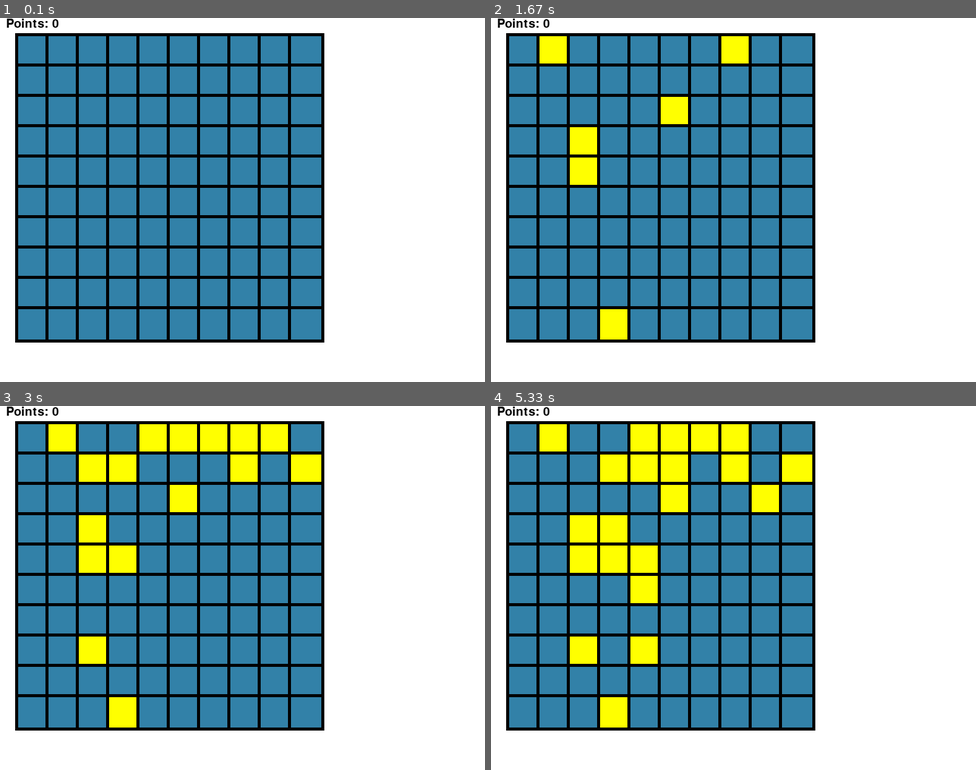
Above: before the commit, frames 1-4 (two rows, left to right).
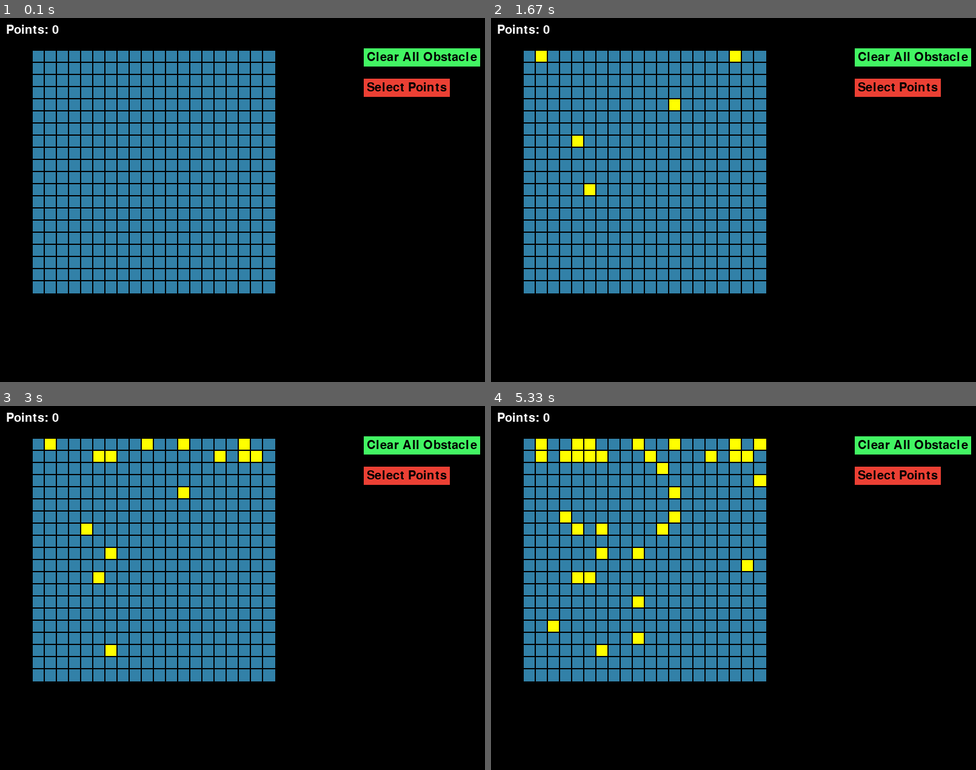
Above: after the commit, the same moments.

Repository: JonathanChan1234/Path-Finding-Python
Game: pygame game, started from ui/PathFindingGame.py
Two runs of this game, one before a commit and one after it. Both use one fixed random seed, a clock stepped at 60 frames per second and the inputs below.
Inputs (mouse positions are in pixels of both pictures, inside the frame that each line leads up to):
- Up to frame 1 (0.1 s): no input
- Up to frame 2 (1.67 s): press the mouse at (762, 68) at 0.37 s; move the mouse to (670, 105) at 0.47 s; release the mouse at (583, 145) at 0.6 s; press the mouse at (762, 68) at 0.7 s; move the mouse to (685, 68) at 0.8 s; release the mouse at (607, 65) at 0.93 s; press the mouse at (733, 58) at 1.03 s; move the mouse to (825, 196) at 1.13 s; release the mouse at (917, 338) at 1.27 s; press the mouse at (539, 58) at 1.37 s; move the mouse to (583, 185) at 1.47 s; release the mouse at (626, 316) at 1.6 s
- Up to frame 3 (3 s): press the mouse at (111, 456) at 1.7 s; move the mouse to (106, 551) at 1.8 s; release the mouse at (106, 646) at 1.93 s; press the mouse at (97, 456) at 2.03 s; move the mouse to (261, 453) at 2.13 s; release the mouse at (421, 449) at 2.27 s; press the mouse at (145, 446) at 2.37 s; move the mouse to (184, 449) at 2.47 s; release the mouse at (223, 453) at 2.6 s; press the mouse at (242, 456) at 2.7 s; move the mouse to (305, 471) at 2.8 s; release the mouse at (363, 486) at 2.93 s
- Up to frame 4 (5.33 s): press the mouse at (578, 456) at 3.03 s; move the mouse to (675, 511) at 3.13 s; release the mouse at (772, 566) at 3.27 s; press the mouse at (578, 446) at 3.37 s; move the mouse to (607, 522) at 3.47 s; release the mouse at (631, 602) at 3.6 s; press the mouse at (568, 456) at 3.7 s; move the mouse to (660, 471) at 3.8 s; release the mouse at (757, 486) at 3.93 s; press the mouse at (762, 446) at 4.03 s; move the mouse to (655, 537) at 4.13 s; release the mouse at (558, 624) at 4.27 s; press the mouse at (539, 456) at 4.37 s; move the mouse to (558, 518) at 4.47 s; release the mouse at (578, 580) at 4.6 s; press the mouse at (588, 446) at 4.7 s; move the mouse to (752, 569) at 4.8 s; release the mouse at (912, 693) at 4.93 s; press the mouse at (651, 456) at 5.03 s; move the mouse to (641, 551) at 5.13 s; release the mouse at (631, 642) at 5.27 s

The runs differ from the first frame. In frame 1, 73% of the frame differs, in the area x 0-100%, y 0-100%; in frame 2, 74%; in frame 3, 76%; in frame 4, 78%.

Commit message:
update pygame interface

Diff:
--- a/ui/PathFindingBoard.py
+++ b/ui/PathFindingBoard.py
@@ -1,54 +1,87 @@
 import pygame
-from typing import List
+from typing import List, Callable, Tuple
 from ui.PathFindingNode import Node
 
-NODE_WIDTH = 50
-NODE_HEIGHT = 50
-X_OFFSET = 20
-Y_OFFSET = 20
-BORDER = 5
+NODE_WIDTH = 20
+NODE_HEIGHT = 20
+X_OFFSET = 50
+Y_OFFSET = 50
+BORDER = 2
 NODE_COLOR = (50, 129, 168)
 BORDER_COLOR = (0, 0, 0)
 
 
 class Grid:
-    def __init__(self, column, row):
+    def __init__(self,
+                 column: int = 20,
+                 row: int = 20,
+                 color: Tuple[int, int, int] = (50, 129, 168),
+                 x_offset: int = X_OFFSET,
+                 y_offset: int = Y_OFFSET,
+                 width: int = NODE_WIDTH,
+                 height: int = NODE_HEIGHT):
         self.grid: List[List[Node]] = []
+        self.keydown = False
+        self.select_point_mode = False
+        self.points: List[Node] = []
         # initialize all the nodes
         for y in range(row):
             self.grid.append([])
             for x in range(column):
-                node = Node(NODE_WIDTH,
-                            NODE_HEIGHT,
-                            NODE_COLOR,
+                node = Node(width,
+                            height,
+                            color,
                             BORDER,
                             BORDER_COLOR,
-                            x * NODE_WIDTH + X_OFFSET + BORDER,
-                            y * NODE_HEIGHT + Y_OFFSET + BORDER,
+                            x * width + x_offset + BORDER,
+                            y * height + y_offset + BORDER,
                             x,
                             y)
                 self.grid[y].append(node)
 
-    def check_selected_block(self, mouse_pos):
+    def grid_iterator(self, func: Callable[[Node], None]):
         for row in range(len(self.grid)):
             for column in range(len(self.grid[row])):
-                if self.grid[row][column].block_rect.collidepoint(mouse_pos):
-                    return self.grid[row][column].selected
+                func(self.grid[row][column])
 
-    def handle_hover(self, mouse_pos):
-        for row in range(len(self.grid)):
-            for column in range(len(self.grid[row])):
-                if self.grid[row][column].block_rect.collidepoint(mouse_pos):
-                    self.grid[row][column].set_selected(True)
+    def event_handler(self, event):
+        if event.type == pygame.MOUSEBUTTONDOWN:
+            for row in self.grid:
+                for node in row:
+                    if node.block_rect.collidepoint(pygame.mouse.get_pos()):
+                        if not self.select_point_mode:
+                            # if the selected node is already an obstacle, deselected the current cell
+                            if node.selected:
+                                node.set_selected(False)
+                            # if the selected node is NOT an obstacle and not yet make the first click
+                            elif not node.selected and not self.keydown:
+                                self.keydown = True
+                            # if the selected node is NOT yet an obstacle and already make the first click
+                            elif not node.selected and \
+                                    self.keydown:
+                                node.set_selected(True)
+                        else:
+                            if not node.selected and not node.marked:
+                                # set the current point to be origin/destination
+                                if len(self.points) == 2:  # remove the last items
+                                    self.points.pop(0).set_marked(False)
+                                self.points.append(node)
+                                node.set_marked(True)
 
-    def deselect_cell(self, mouse_pos):
-        for row in range(len(self.grid)):
-            for column in range(len(self.grid[row])):
-                if self.grid[row][column].block_rect.collidepoint(mouse_pos):
-                    self.grid[row][column].set_selected(False)
+        if event.type == pygame.MOUSEBUTTONUP:
+            self.keydown = False
+
+    def clear_all_obstacle(self):
+        self.grid_iterator(lambda node: node.set_selected(False))
+
+    def switch_mode(self):
+        self.select_point_mode = not self.select_point_mode
 
     def render(self, window_surface):
-        for row in range(len(self.grid)):
-            for column in range(len(self.grid[row])):
-                window_surface.blit(self.grid[row][column].border, self.grid[row][column].border_rect)
-                window_surface.blit(self.grid[row][column].block, self.grid[row][column].block_rect)
+        self.grid_iterator(lambda node: Grid.render_node(node, window_surface, self.keydown))
+
+    @staticmethod
+    def render_node(node, window_surface, keydown):
+        node.render(window_surface)
+        if keydown and node.block_rect.collidepoint(pygame.mouse.get_pos()):
+            node.set_selected(True)
--- a/ui/PathFindingGame.py
+++ b/ui/PathFindingGame.py
@@ -2,12 +2,13 @@
 from typing import List
 import pygame
 
-from ui.PathFindingNode import Node
+from ui.UIManager import UIManager
 from ui.PathFindingBoard import Grid
+from ui.UIButton import UIButton
 
 WINDOW_WIDTH = 800
 WINDOW_HEIGHT = 600
-WHITE = (255, 255, 255)
+WHITE = (0, 0, 0)
 FPS = 60
 
 
@@ -21,48 +22,50 @@
         self.points = 0
         self.fps = fps
         self.clock = pygame.time.Clock()
-        self.hit_text_surface = None
         self.point_font = pygame.font.SysFont(None, 30)
-        self.my_hit_font = pygame.font.SysFont(None, 40)
+
+        # UI Components
         self.grid = grid
-        # check if the initial click
-        self.keydown = False
+        self.manager = UIManager()
+        self.clearAllObstacleButton = UIButton(self.manager, 600, 50, (66, 245, 99), font_size=30,
+                                               text="Clear All Obstacle")
+        self.selectOriginDestinationButton = UIButton(self.manager, 600, 100, (235, 64, 52), font_size=30,
+                                                      text="Select Points")
 
     def refresh(self):
         self.window_surface.fill(self.background)
-        text_surface = self.point_font.render(f'Points: {self.points}', True, (0, 0, 0))
-        self.window_surface.blit(text_surface, (10, 0))
+        text_surface = self.point_font.render(f'Points: {self.points}', True, (255, 255, 255))
+        self.window_surface.blit(text_surface, (10, 10))
         self.grid.render(self.window_surface)
-        if self.keydown:
-            self.grid.handle_hover(pygame.mouse.get_pos())
+        self.manager.render(self.window_surface)
 
-        if self.hit_text_surface:
-            self.window_surface.blit(self.hit_text_surface, (10, 20))
-            self.hit_text_surface = None
         self.clock.tick(self.fps)
         pygame.display.update()
-
-    def gain_point(self):
-        self.points += 5
-        self.hit_text_surface = self.my_hit_font.render('Hit!!', True, (0, 0, 0))
 
     def event_handle(self):
         for event in pygame.event.get():
             if event.type == pygame.QUIT:
                 pygame.quit()
                 sys.exit()
-            if event.type == pygame.MOUSEBUTTONDOWN:
-                # check whether the current clicked node is selected
-                if not self.grid.check_selected_block(pygame.mouse.get_pos()):
-                    self.keydown = True
-                else:
-                    self.grid.deselect_cell(pygame.mouse.get_pos())
-            if event.type == pygame.MOUSEBUTTONUP:
-                self.keydown = False
+            self.grid.event_handler(event)
+            self.manager.event_handler(event)
+            if event.type == self.clearAllObstacleButton.event_id:
+                print(f'Clear All Obstacle')
+                self.grid.clear_all_obstacle()
+            if event.type == self.selectOriginDestinationButton.event_id:
+                print('Select Origin/Destination Point')
+                self.switch_mode()
+
+    def switch_mode(self):
+        self.grid.switch_mode()
+        if self.grid.select_point_mode:
+            pygame.mouse.set_cursor(*pygame.cursors.broken_x)
+        else:
+            pygame.mouse.set_cursor(*pygame.cursors.arrow)
 
 
 if __name__ == '__main__':
-    grid = Grid(10, 10)
+    grid = Grid(20, 20)
     path_finding_game = PathFindingGame(WINDOW_WIDTH, WINDOW_HEIGHT, FPS, WHITE, grid)
     while True:
         path_finding_game.event_handle()
--- a/ui/PathFindingNode.py
+++ b/ui/PathFindingNode.py
@@ -1,3 +1,6 @@
+import math
+import os
+
 import pygame
 from typing import Tuple
 
@@ -37,6 +40,22 @@
         # other properties
         self.color = color
         self.selected = False
+        self.marked = False
+
+        # marker
+        marker_image = pygame.image.load(os.path.join(os.getcwd(), 'marker.png'))
+        self.marker = pygame.transform.scale(marker_image, (math.floor(width), math.floor(height)))
+        self.marker_rect = self.marker.get_rect()
+        block_width, block_height = self.block.get_size()
+        x_offset = (self.width - block_width) / 2
+        y_offset = (self.height - block_height) / 2
+        self.marker_rect.topleft = (x_pos + x_offset, y_pos + y_offset)
+
+    def set_marked(self, marked: bool):
+        self.marked = marked
+
+    def is_marked(self) -> bool:
+        return self.marked
 
     def set_selected(self, selected: bool):
         self.selected = selected
@@ -48,5 +67,8 @@
     def get_coordinate(self):
         return self.x, self.y
 
-    def update(self):
-        print("Path Finding Node is updating")
+    def render(self, window_surface: pygame.SurfaceType):
+        window_surface.blit(self.border, self.border_rect)
+        window_surface.blit(self.block, self.block_rect)
+        if self.marked:
+            window_surface.blit(self.marker, self.marker_rect)
--- /dev/null
+++ b/ui/UIButton.py
@@ -0,0 +1,57 @@
+import pygame
+from typing import Tuple, Callable
+
+from ui.UIComponent import UIComponent
+from ui.UIManager import UIManager
+
+PADDING = 10
+
+
+class UIButton(pygame.sprite.Sprite, UIComponent):
+    def __init__(self,
+                 manager: UIManager,
+                 x_pos: int,
+                 y_pos: int,
+                 color: Tuple[int, int, int],
+                 width: int = None,
+                 height: int = None,
+                 text='Test Button',
+                 font_size=15,
+                 padding=PADDING):
+        super().__init__()
+        self.color = color
+        self.x_pos = x_pos
+        self.y_pos = y_pos
+
+        # ui button surface
+        self.text = pygame.font.SysFont(None, font_size).render(text, True, (0, 0, 0))
+        text_width, text_height = self.text.get_size()
+        if width:
+            self.width = width
+        else:
+            self.width = text_width + padding
+        if height:
+            self.height = height
+        else:
+            self.height = text_height + padding
+
+        self.button = pygame.Surface([self.width, self.height])
+        self.button.fill(color)
+        self.button_rect = self.button.get_rect()
+        self.button_rect.topleft = (x_pos, y_pos)
+
+        # add element to the ui manager
+        manager.add_element(self)
+        self.event_id = manager.assign_id()
+
+    def event_handler(self, event):
+        if event.type == pygame.MOUSEBUTTONDOWN and \
+                self.button_rect.collidepoint(pygame.mouse.get_pos()):
+            pygame.event.post(pygame.event.Event(self.event_id, {'name': 'test button'}))
+
+    def render(self, window_surface: pygame.SurfaceType):
+        window_surface.blit(self.button, self.button_rect)
+        text_width, text_height = self.text.get_size()
+        x_offset = (self.width - text_width) / 2
+        y_offset = (self.height - text_height) / 2
+        window_surface.blit(self.text, (x_offset + self.x_pos, y_offset + self.y_pos))
--- /dev/null
+++ b/ui/UIComponent.py
@@ -0,0 +1,14 @@
+"""
+Abstract Class of UI Component
+"""
+
+
+class UIComponent:
+    def __init__(self):
+        print("create ui component")
+
+    def render(self, window_surface):
+        pass
+
+    def event_handler(self, event):
+        pass
--- /dev/null
+++ b/ui/UIManager.py
@@ -0,0 +1,25 @@
+from typing import List
+import pygame
+
+from ui.UIComponent import UIComponent
+
+
+class UIManager:
+    def __init__(self):
+        self.elements: List[UIComponent] = []
+        self.event_id = pygame.USEREVENT
+
+    def assign_id(self):
+        self.event_id += 1
+        return self.event_id
+
+    def add_element(self, element):
+        self.elements.append(element)
+
+    def render(self, window_surface):
+        for element in self.elements:
+            element.render(window_surface)
+
+    def event_handler(self, event):
+        for element in self.elements:
+            element.event_handler(event)
Binary file added: ui/marker.png
